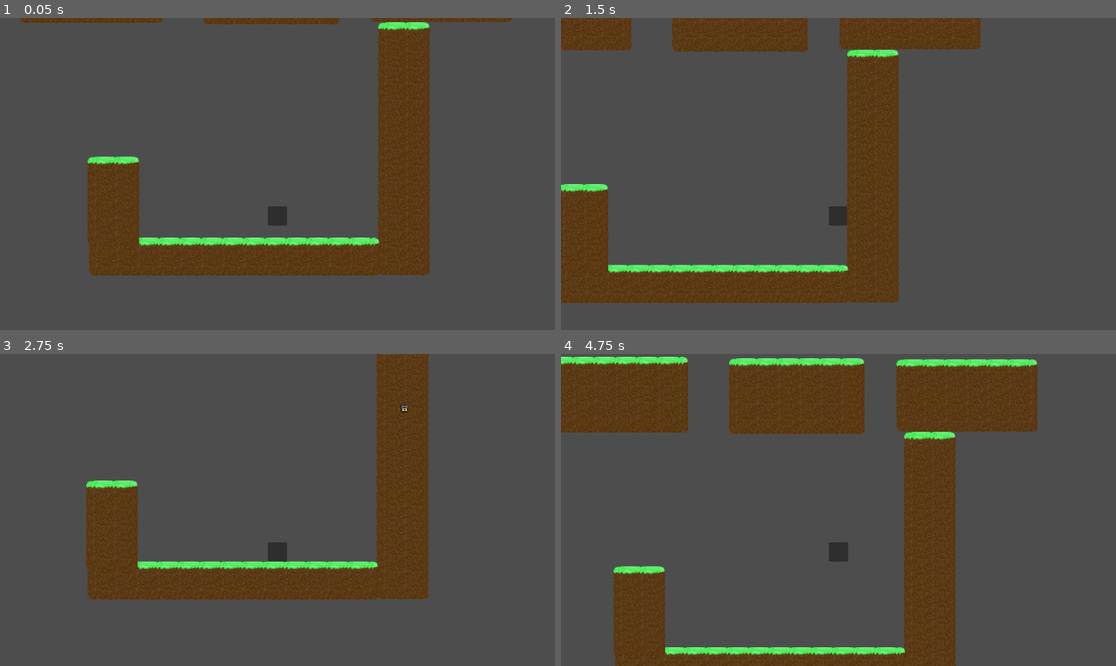
Above: before the commit, frames 1-4 (two rows, left to right).
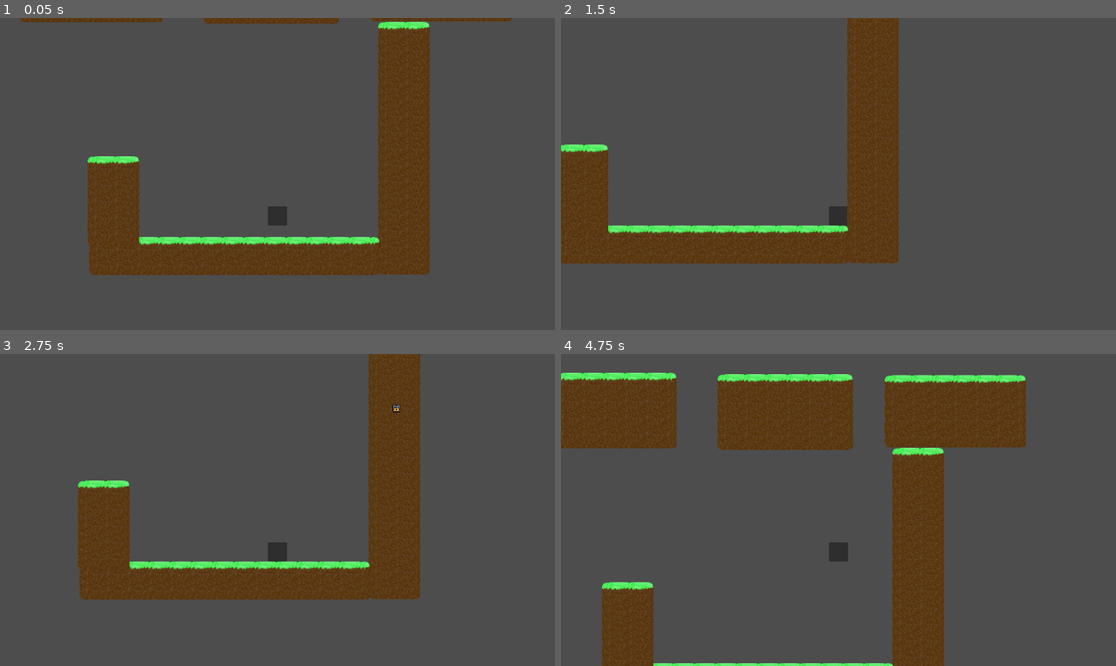
Above: after the commit, the same moments.

Repository: cake4everyone/24-GMTK-JAM
Game: Godot game, scene res://main.tscn
Two runs of this game, one before a commit and one after it. Both use one fixed random seed, a clock stepped at 60 frames per second and the inputs below.
Inputs (mouse positions are in pixels of both pictures, inside the frame that each line leads up to):
- Up to frame 1 (0.05 s): no input
- Up to frame 2 (1.5 s): tap Enter (ui_accept) at 0.5, 0.77 s; move the mouse to (960, 158) at 0.52 s; hold Right (ui_right) from 0.53 s (still down); click (960, 158) at 0.6 s; move the mouse to (727, 189) at 1.27 s; click (727, 189) at 1.35 s
- Up to frame 3 (2.75 s): tap Enter (ui_accept) at 1.52 s; move the mouse to (333, 441) at 2.02 s; release Right (ui_right) at 2.03 s; hold Left (ui_left) from 2.03 s (still down); click (333, 441) at 2.1 s
- Up to frame 4 (4.75 s): move the mouse to (810, 572) at 2.77 s; release Left (ui_left) at 2.78 s; hold Right (ui_right) 2.78-4.28 s; click (810, 572) at 2.85 s; tap Enter (ui_accept) at 3.02, 3.77, 4.52 s; move the mouse to (1005, 556) at 3.52 s; click (1005, 556) at 3.6 s; move the mouse to (672, 463) at 4.27 s; hold Left (ui_left) from 4.28 s (still down); click (672, 463) at 4.35 s

The runs differ from the first frame. In frame 1, 1.0% of the frame differs, in the area x 4-92%, y 1-83%; in frame 2, 20%, in the area x 0-76%, y 0-92%; in frame 3, 4.4%; in frame 4, 19%.

Commit message:
changed acceleration

Diff:
--- a/player.gd
+++ b/player.gd
@@ -2,7 +2,7 @@
 
 const SPEED = 300.0
 const JUMP_VELOCITY = -1500.0
-const ACCELERATION = 50
+const ACCELERATION = 30
 
 const WALL_JUMP_PUSHBACK = 500
 const WALL_SLIDE_FRICTION = 100
@@ -17,7 +17,7 @@
 func _physics_process(delta):
 	var input_dir: Vector2 = input()
 
-	if(input_dir != Vector2.ZERO):
+	if input_dir != Vector2.ZERO:
 		velocity = velocity.move_toward(SPEED * input_dir, ACCELERATION)
 	else:
 		velocity = velocity.move_toward(Vector2.ZERO, ACCELERATION)
@@ -34,7 +34,7 @@
 func input():
 	var input_dir = Vector2.ZERO
 
-	input_dir.x = Input.get_axis("ui_left","ui_right")
+	input_dir.x = Input.get_axis("ui_left", "ui_right")
 	input_dir = input_dir.normalized()
 	return input_dir
 
